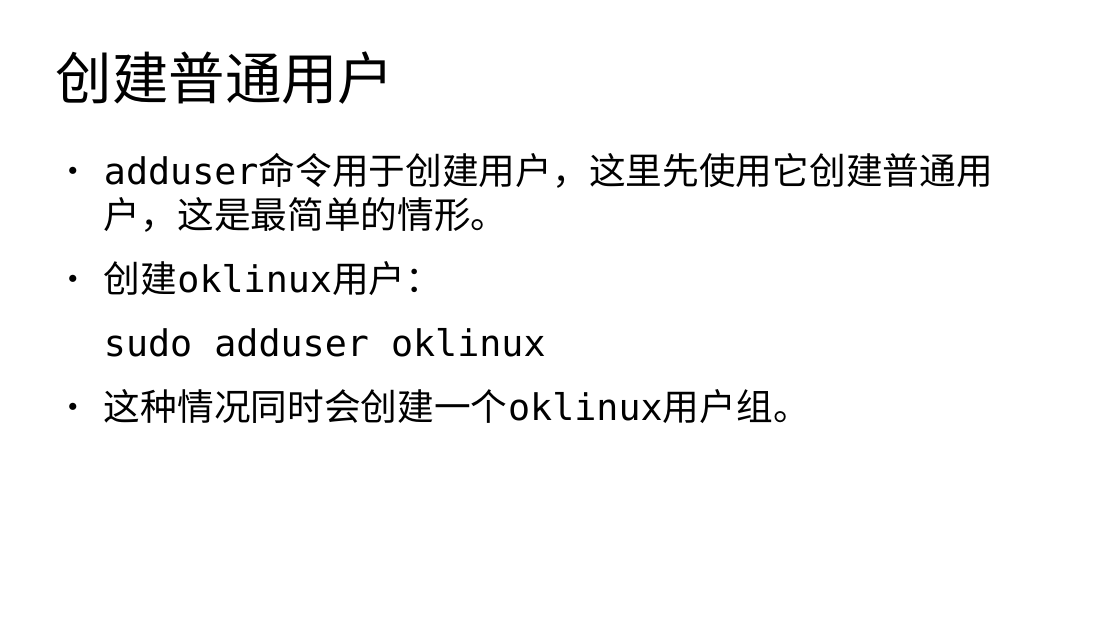
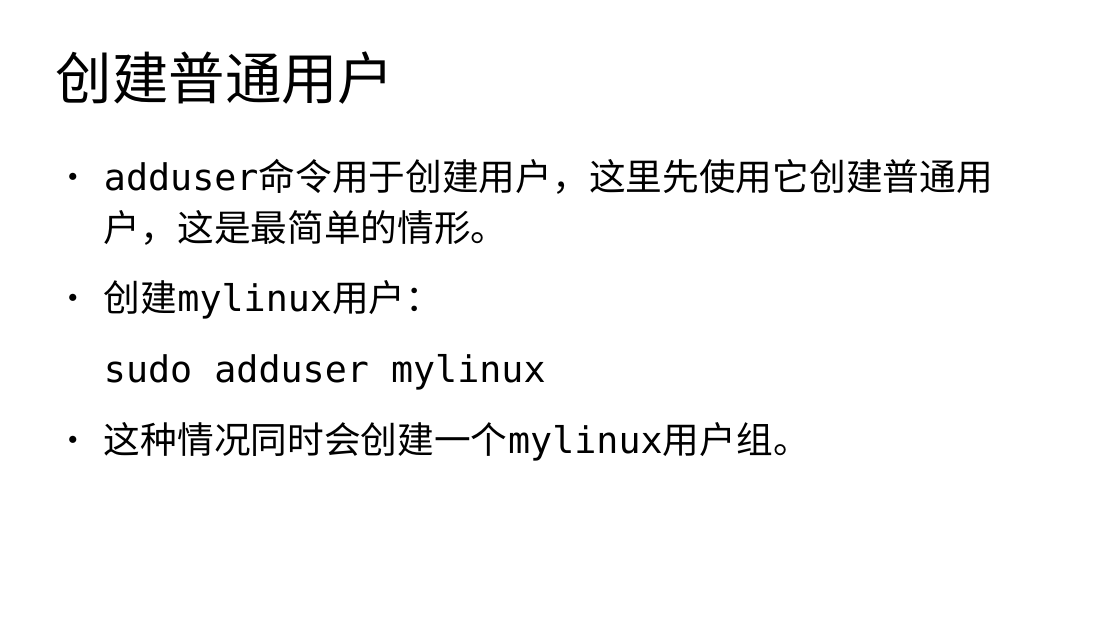
Before and after one commit to master-genius/linux-system, a slide deck: slide 13 of materials/slides/ch03-user.odp. Drawn at 1120x630 pixels with LibreOffice and Linux fonts; fonts in the diff are those of the drawing. Boxes give left, top, right and bottom in pixels: in the first picture for what was removed or moved away, otherwise in the second. Text is boxed around its words. In the diff, an @@ line names an element or a change of style, - is before the commit and + after.

```diff
--- a/materials/slides/ch03-user.odp
+++ b/materials/slides/ch03-user.odp
@@ text at bbox=[104, 161, 993, 245]: line spacing 1 to 1.15 @@
@@ text at bbox=[104, 280, 810, 461]: text changed @@
-● 创建oklinux用户：
-sudo adduser oklinux
-● 这种情况同时会创建一个oklinux用户组。
+● 创建mylinux用户：
+sudo adduser mylinux
+● 这种情况同时会创建一个mylinux用户组。
```
Also in this commit, not shown: 20 other slides changed, 40 other files.
